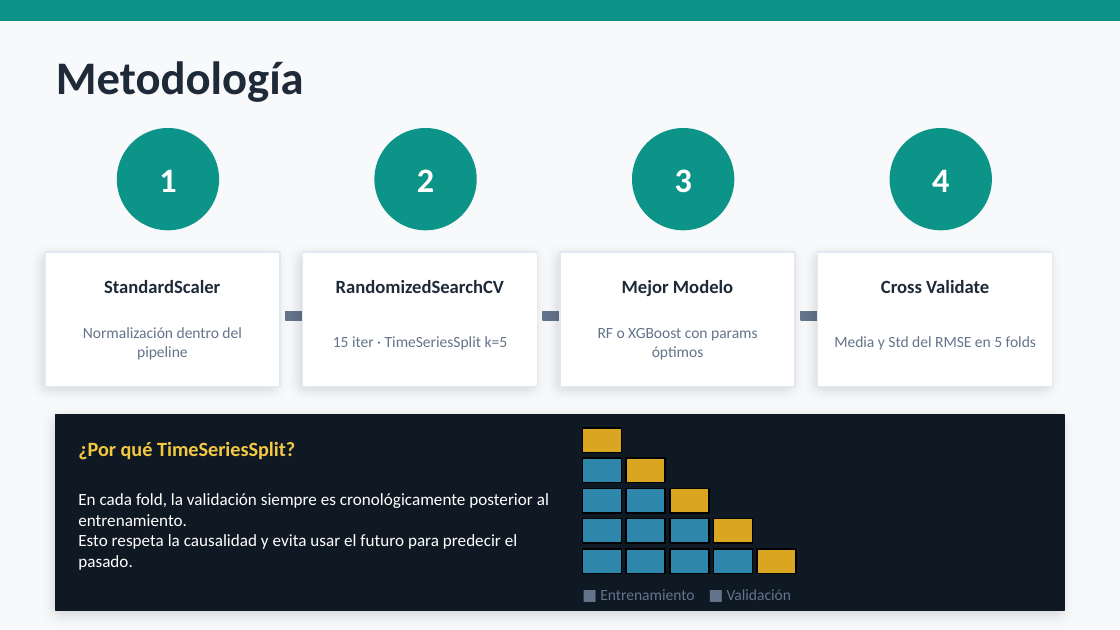
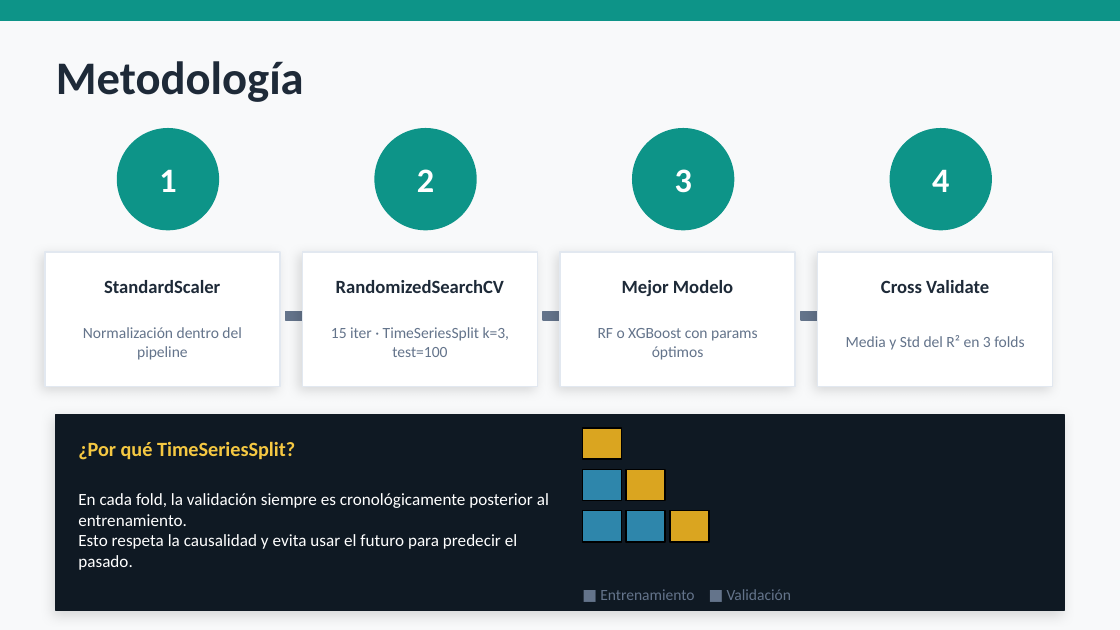
Before and after one commit to Jurgen012/Proyecto-3-Final-, a slide deck: slide 6 of proyecto_final_lab.pptx. Drawn at 1120x630 pixels with LibreOffice and Linux fonts; fonts in the diff are those of the drawing. Boxes give left, top, right and bottom in pixels: in the first picture for what was removed or moved away, otherwise in the second. Text is boxed around its words. In the diff, an @@ line names an element or a change of style, - is before the commit and + after.

```diff
--- a/proyecto_final_lab.pptx
+++ b/proyecto_final_lab.pptx
@@ text at (331,327,510,357): text changed @@
-15 iter · TimeSeriesSplit k=5
+15 iter · TimeSeriesSplit k=3, test=100
@@ text at (846,335,1024,350): text changed @@
-Media y Std del RMSE en 5 folds
+Media y Std del R² en 3 folds
@@ rectangle: place and size @@
-rectangle at (582,428,622,452)
+rectangle at (582,428,622,459)
@@ rectangle: place and size @@
-rectangle at (582,458,622,483)
+rectangle at (582,469,622,501)
@@ rectangle: place and size @@
-rectangle at (626,458,665,483)
+rectangle at (626,469,665,501)
@@ rectangle: place and size @@
-rectangle at (582,488,622,513)
+rectangle at (582,511,622,542)
@@ rectangle removed at (582,519,622,543) @@
@@ rectangle: place and size @@
-rectangle at (626,488,665,513)
+rectangle at (626,511,665,542)
@@ rectangle removed at (626,519,665,543) @@
@@ rectangle: place and size @@
-rectangle at (670,488,709,513)
+rectangle at (670,511,709,542)
@@ rectangle removed at (670,519,709,543) @@
@@ rectangle removed at (713,519,753,543) @@
@@ rectangle removed at (582,549,622,573) @@
@@ rectangle removed at (626,549,665,573) @@
@@ rectangle removed at (670,549,709,573) @@
@@ rectangle removed at (713,549,753,573) @@
@@ rectangle removed at (757,549,796,573) @@
```
Also in this commit, not shown: 4 other slides changed.
